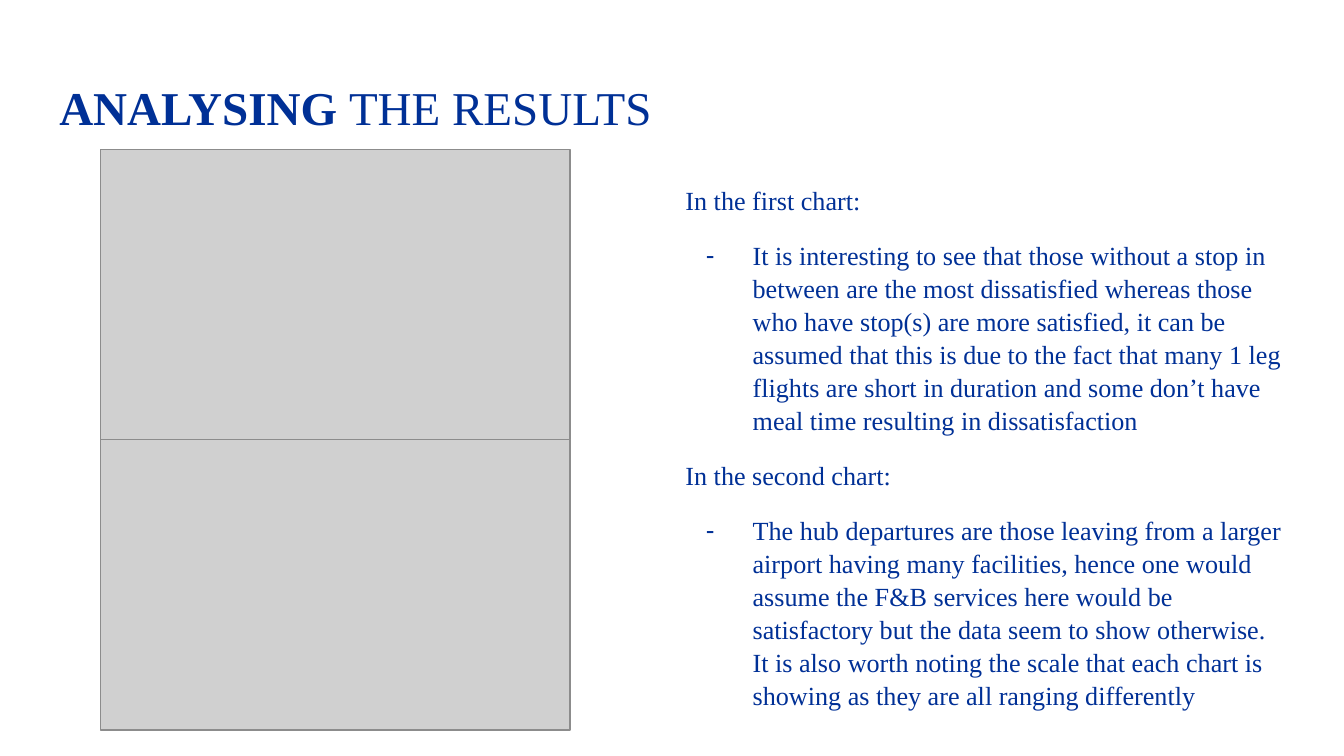
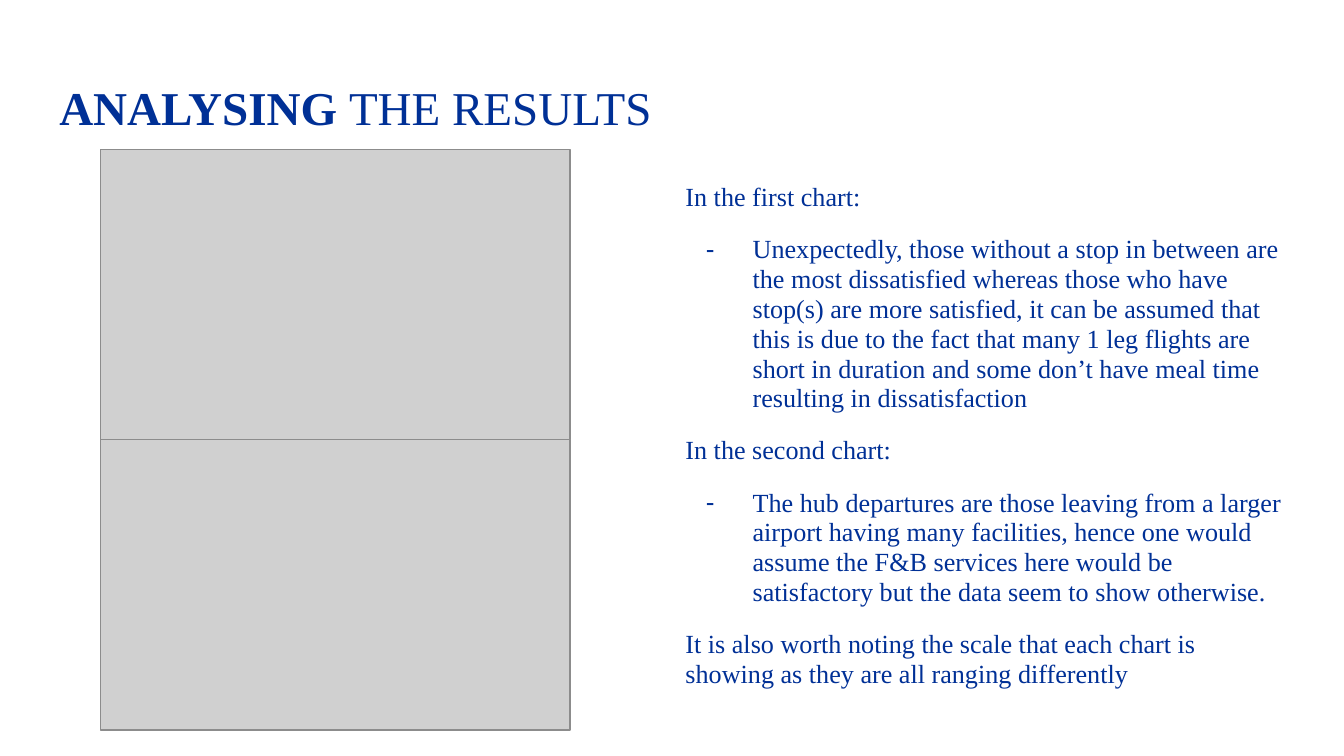
Before and after one commit to Gaurav7877/SkyHack_Hackathon, a slide deck: slide 10 of UA_Skyhack/2K20_MC_49_SkyHackPresentation.pptx. Drawn at 1344x756 pixels with LibreOffice and Linux fonts; fonts in the diff are those of the drawing; grey boxes stand for pictures. Boxes give left, top, right and bottom in pixels: in the first picture for what was removed or moved away, otherwise in the second. Text is boxed around its words. In the diff, an @@ line names an element or a change of style, - is before the commit and + after.

```diff
--- a/UA_Skyhack/2K20_MC_49_SkyHackPresentation.pptx
+++ b/UA_Skyhack/2K20_MC_49_SkyHackPresentation.pptx
@@ text at (685,187,890,460): line spacing 1.05 to 0.95 @@
@@ text at (753,240,1278,413): text changed @@
-– It is interesting to see that those without a stop in between are the most dissatisfied whereas those who have stop(s) are more satisfied, it can be assumed that this is due to the fact that many 1 leg flights are short in duration and some don’t have meal time resulting in dissatisfaction
+– Unexpectedly, those without a stop in between are the most dissatisfied whereas those who have stop(s) are more satisfied, it can be assumed that this is due to the fact that many 1 leg flights are short in duration and some don’t have meal time resulting in dissatisfaction
@@ text at (685,493,1281,689): text changed @@
-– The hub departures are those leaving from a larger airport having many facilities, hence one would assume the F&B services here would be satisfactory but the data seem to show otherwise. It is also worth noting the scale that each chart is showing as they are all ranging differently
+– The hub departures are those leaving from a larger airport having many facilities, hence one would assume the F&B services here would be satisfactory but the data seem to show otherwise.
+It is also worth noting the scale that each chart is showing as they are all ranging differently
```
Also in this commit, not shown: 7 other slides changed, 1 slide added, 1 slide removed, 2 other files.
